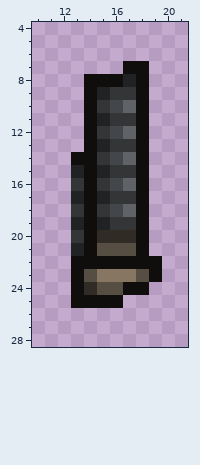
Pixel-art sprite: Resources/Textures/_RMC14/Objects/Weapons/Guns/Ammunition/Magazines/m54cmk1.rsi/base.png. Above is the file before it was changed.
The file is 32x32 pixels. Colours within 5 levels of each other are drawn and written as one. Shown: x 10..21, y 4..28.
Once edited:
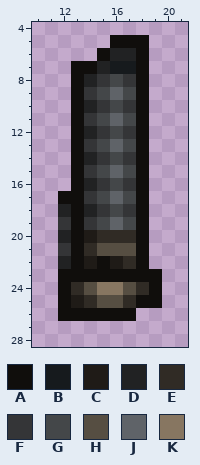
Palette (. is transparent): A #100e0c  B #161a1d  C #1f1b17  D #212223  E #302b25  F #343537  G #444749  H #564e42  J #5f6368  K #877661
From old to new:
@@ x 10..21 @@
  4 ............
- 5 ............
- 6 ............
- 7 .......AA...
- 8 ....AAADA...
- 9 ....ADFFA...
-10 ....AFGJA...
-11 ....ADFFA...
-12 ....AFGJA...
-13 ....ADFFA...
-14 ...AAFGJA...
-15 ...DADFFA...
-16 ...FAFGJA...
-17 ...DADFFA...
-18 ...FAFGJA...
-19 ...DADFFA...
-20 ...FAEEEA...
-21 ...DAHHHA...
-22 ...AAAAAAA..
-23 ...AHKKKHA..
-24 ...AEHHAA...
-25 ...AAAA.....
-26 ............
+ 5 ......AAA...
+ 6 .....ADDA...
+ 7 ...AADBBA...
+ 8 ...ADFGFA...
+ 9 ...AFGJGA...
+10 ...ADFGFA...
+11 ...AFGJGA...
+12 ...ADFGFA...
+13 ...AFGJGA...
+14 ...ADFGFA...
+15 ...AFGJGA...
+16 ...ADFGFA...
+17 ..AAFGJGA...
+18 ..DADFGFA...
+19 ..FAFGJGA...
+20 ..DACEEEA...
+21 ..FAEHHHA...
+22 ..DACACEA...
+23 ..AAAAAAAA..
+24 ..AEHKKHEA..
+25 ..ACEHHEAA..
+26 ..AAAAAA....
 27 ............
